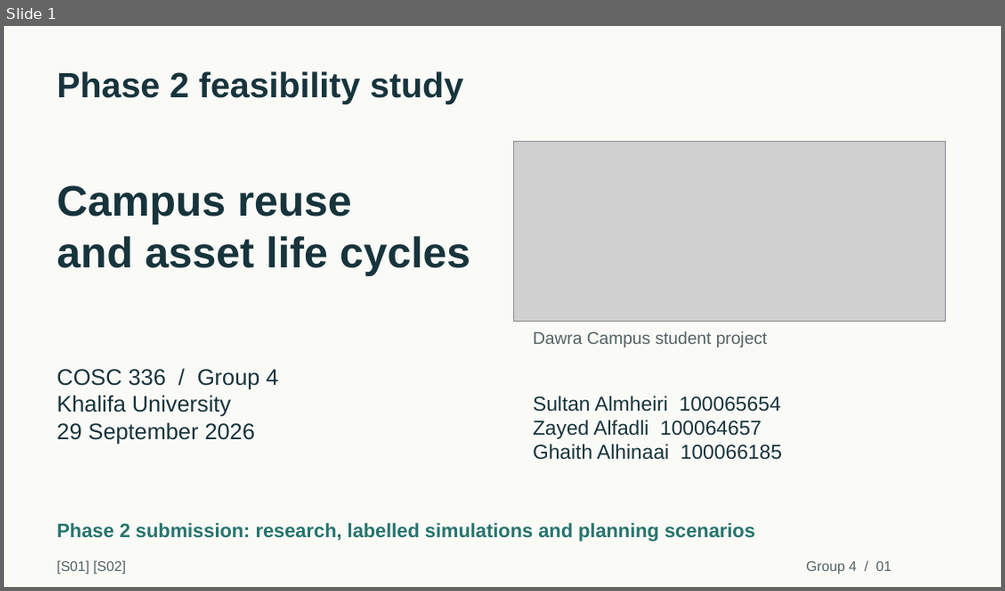
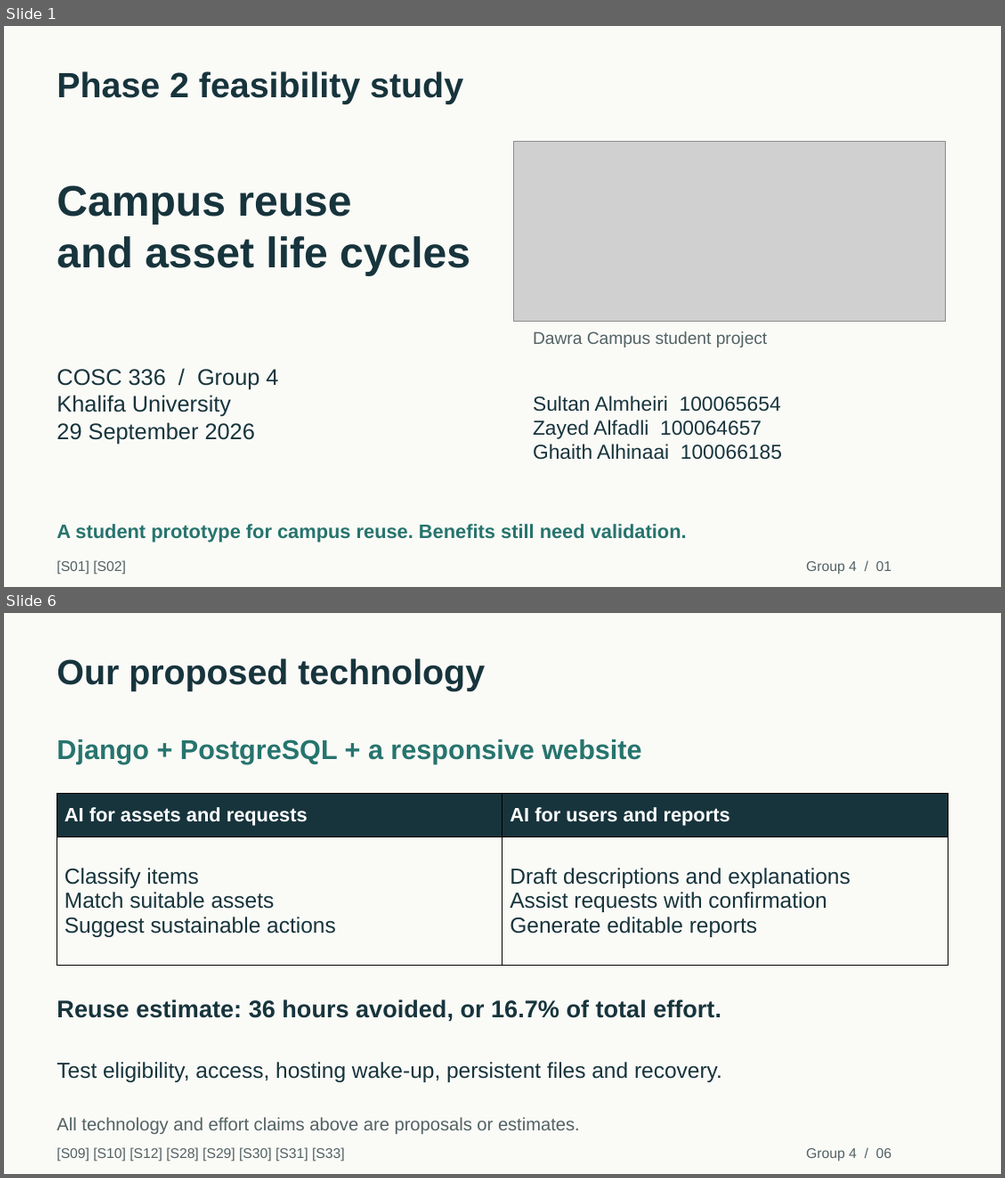
Before and after one commit to duqins/ITS, a slide deck: docs/phase2/final/Dawra_Campus_Phase2_Presentation.pptx. Shown one above the other, each under a label of ours: slide 1 before the commit, slides 1 and 6 after it; the slides between them are not shown. The pictures are 1005x591 and 1005x1178 pixels, drawn with LibreOffice and Linux fonts; fonts in the diff are those of the drawing; grey boxes stand for pictures. Boxes give left, top, right and bottom in pixels: in the first picture for what was removed or moved away, otherwise in the second. Text is boxed around its words. In the diff, an @@ line names an element or a change of style, - is before the commit and + after.

Commit message:
docs(phase2): shorten class presentation to 12 slides

```diff
--- a/docs/phase2/final/Dawra_Campus_Phase2_Presentation.pptx
+++ b/docs/phase2/final/Dawra_Campus_Phase2_Presentation.pptx
@@ slide 6 added at box(4, 613, 1001, 1174), background #FAFAF7 @@
@@ text added at box(57, 658, 485, 691), 33.8 pt, text #17343C, bold @@
+Our proposed technology
@@ text added at box(57, 739, 641, 764), 26.2 pt, text #26746D, bold @@
+Django + PostgreSQL + a responsive website
@@ table added at box(57, 793, 948, 965), 2 rows, 2 columns @@
+AI for assets and requests | AI for users and reports
+Classify items / Match suitable assets / Suggest sustainable actions | Draft descriptions and explanations / Assist requests with confirmation / Generate editable reports
@@ text added at box(57, 999, 721, 1022), 23.2 pt, text #17343C, bold @@
+Reuse estimate: 36 hours avoided, or 16.7% of total effort.
@@ text added at box(57, 1062, 722, 1082), 21 pt, text #17343C @@
+Test eligibility, access, hosting wake-up, persistent files and recovery.
@@ text added at box(57, 1117, 580, 1134), 17.2 pt, text #526264 @@
+All technology and effort claims above are proposals or estimates.
@@ text added at box(57, 1147, 345, 1161), 13.5 pt, text #526264 @@
+[S09] [S10] [S12] [S28] [S29] [S30] [S31] [S33]
@@ text added at box(806, 1148, 891, 1161), 13.5 pt, text #526264 @@
+Group 4 / 06
@@ slide 1 changed as well @@
@@ text at box(57, 524, 687, 542): text changed @@
-Phase 2 submission: research, labelled simulations and planning scenarios
+A student prototype for campus reuse. Benefits still need validation.
```
Also in this commit, not shown: 3 other slides changed, 7 other slides added, 48 slides removed, 3 other files.
